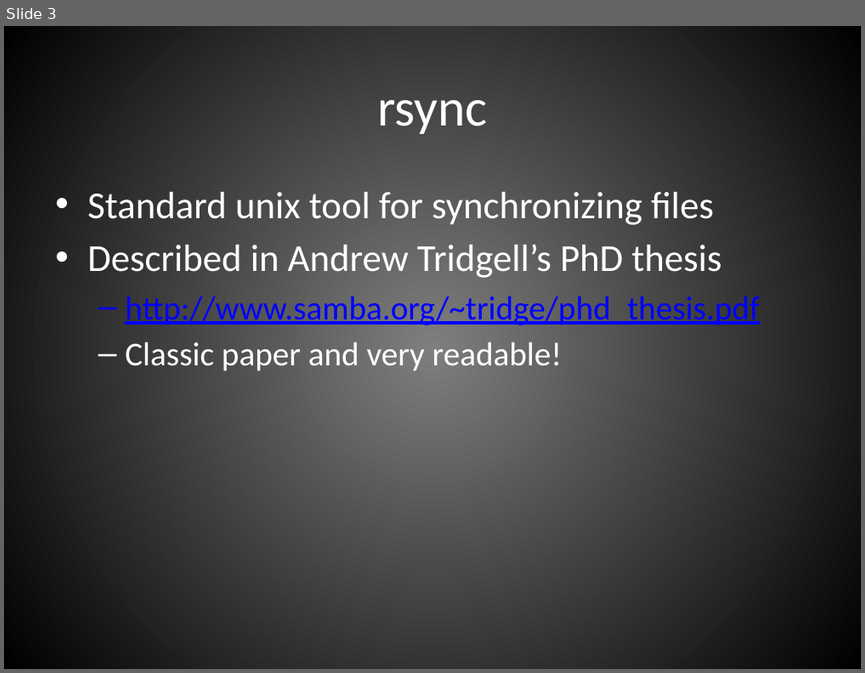
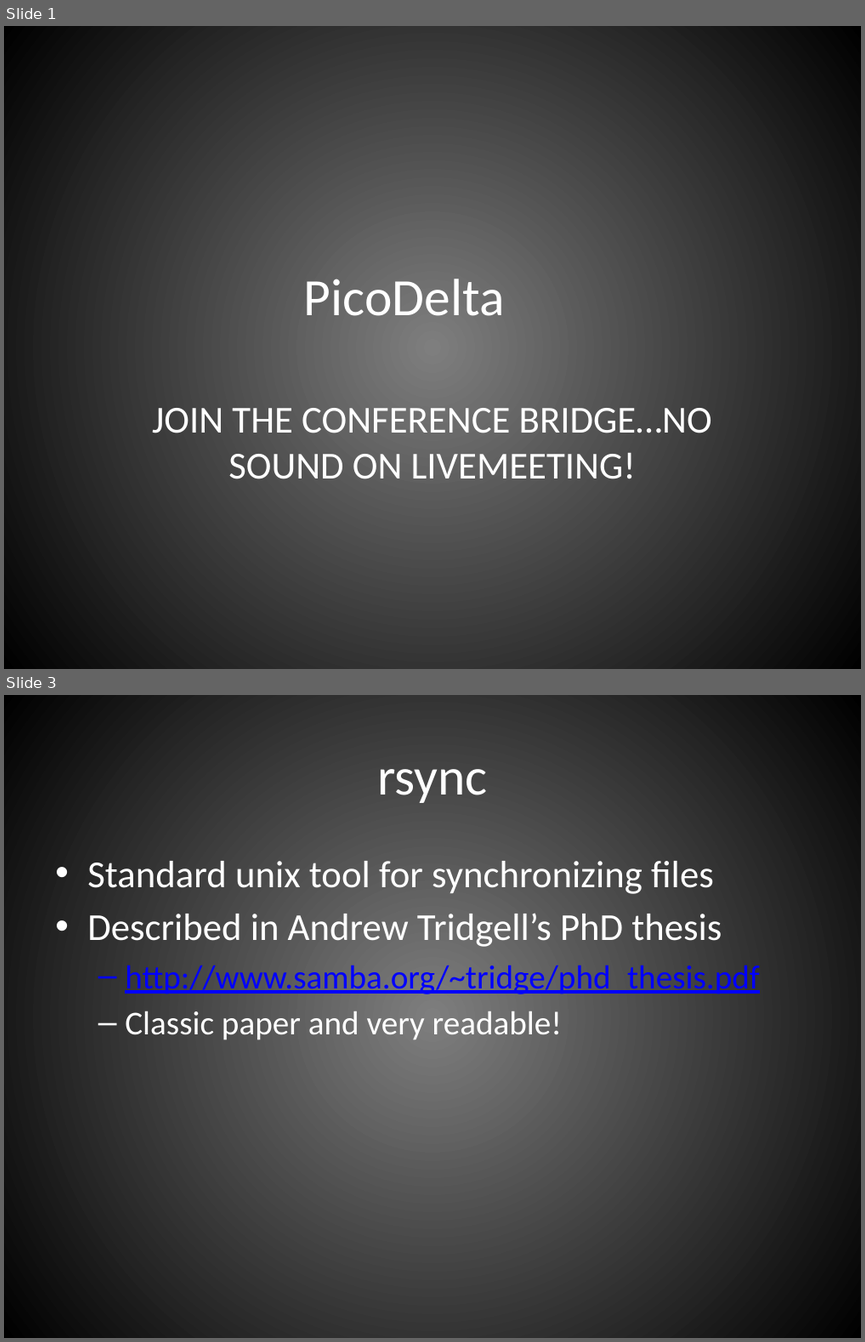
Before and after one commit to scottgal/SLRSyncUploader, a slide deck: Trunk/PicoDelta.pptx. Shown one above the other, each under a label of ours: slide 3 before the commit, slides 1 and 3 after it; the slides between them are not shown. The pictures are 865x673 and 865x1342 pixels, drawn with LibreOffice and Linux fonts; fonts in the diff are those of the drawing. Boxes give left, top, right and bottom in pixels: in the first picture for what was removed or moved away, otherwise in the second. Text is boxed around its words. In the diff, an @@ line names an element or a change of style, - is before the commit and + after.

```diff
--- a/Trunk/PicoDelta.pptx
+++ b/Trunk/PicoDelta.pptx
@@ slide 1 added at (4, 26, 861, 669), background gradient #7F7F7F to #000000 @@
@@ title added at (304, 278, 505, 316), 44 pt, text #FFFFFF @@
+PicoDelta
@@ subtitle added at (152, 408, 712, 479), 32 pt, text #FFFFFF @@
+JOIN THE CONFERENCE BRIDGE…NO SOUND ON LIVEMEETING!
```
Also in this commit, not shown: 2 slides changed, 7 other slides added, 1 slide removed, 24 other files.
